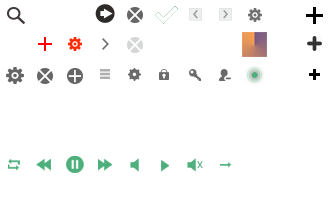
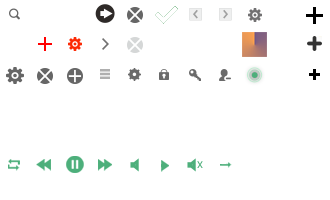
Layer changes from the first w=330, h=200 image to the second:
added layer "search" above "图层 9" over [left=9, top=8, right=20, bottom=20]
hid "图层 1" over [left=7, top=7, right=25, bottom=24]
